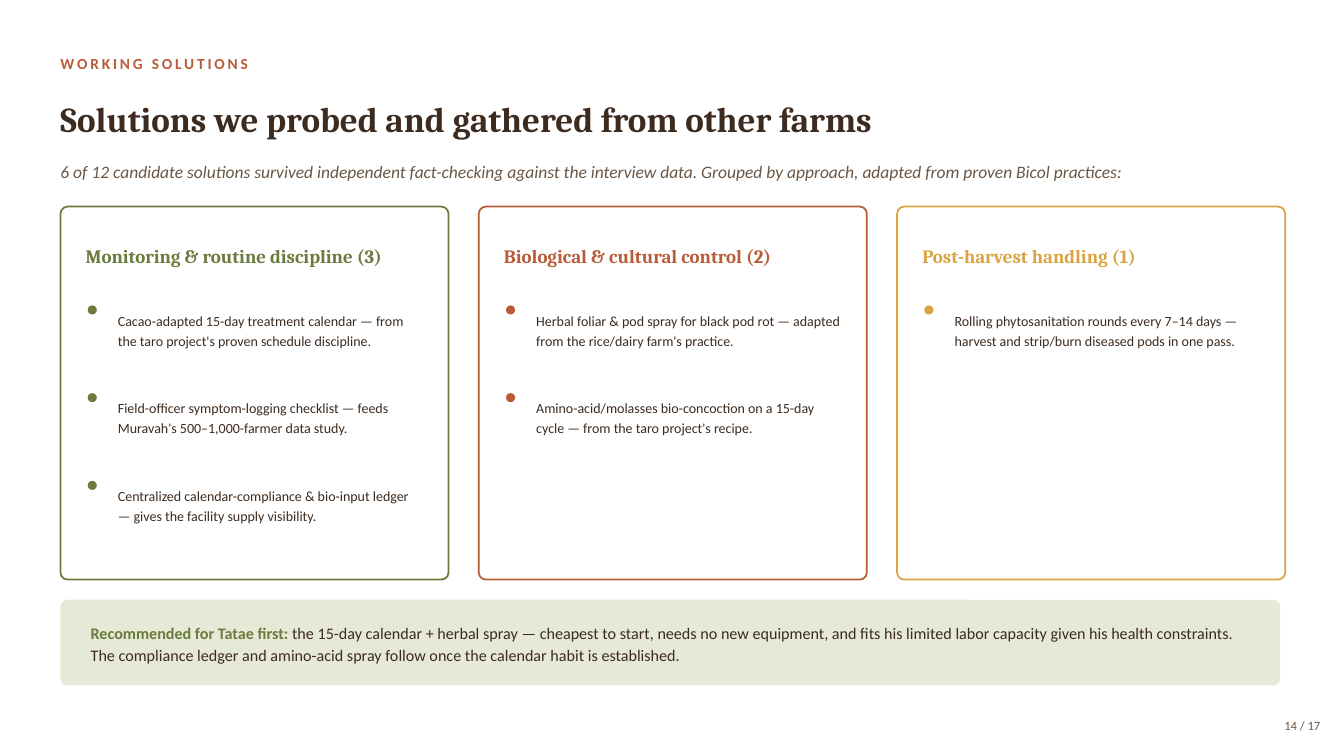
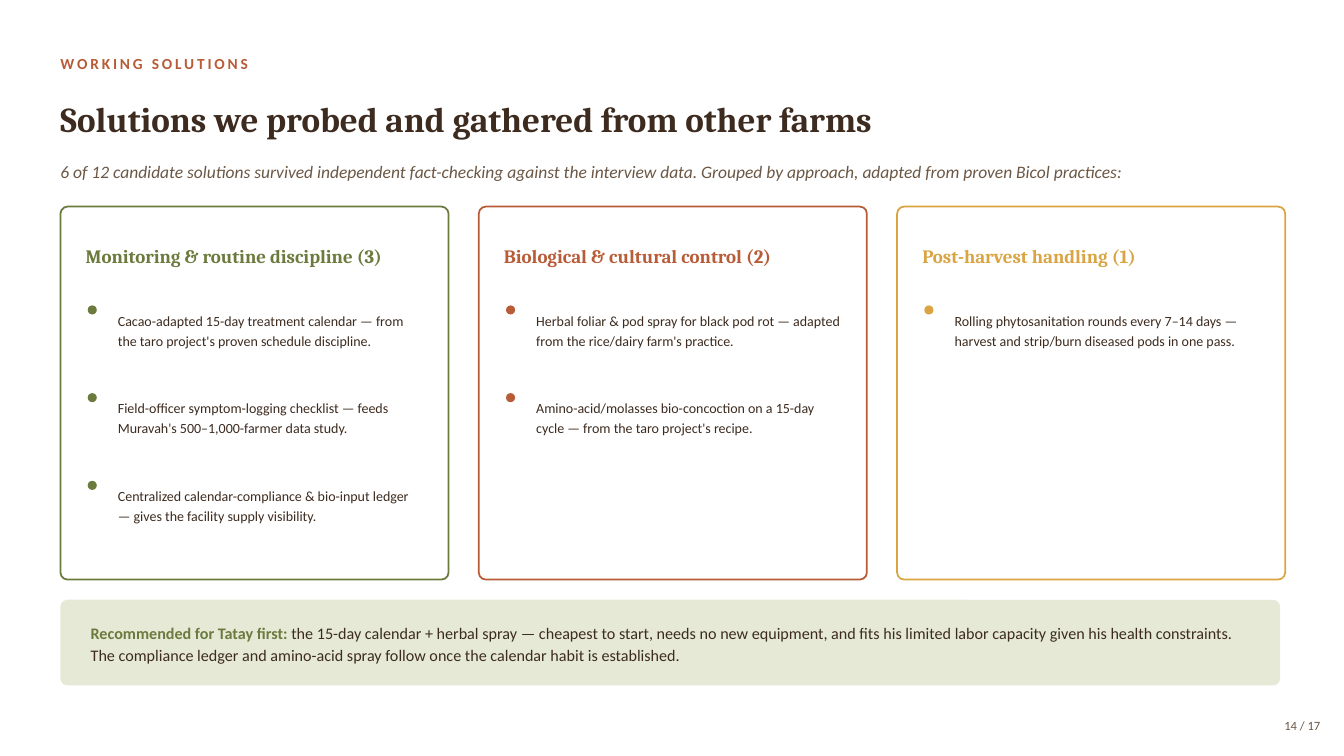
Before and after one commit to Abdullah-Nasir-Chowdhury/cacao-bicol-field-tools, a slide deck: slide 14 of Bicol-Cacao-Pitch.pptx. Drawn at 1344x756 pixels with LibreOffice and Linux fonts; fonts in the diff are those of the drawing. Boxes give left, top, right and bottom in pixels: in the first picture for what was removed or moved away, otherwise in the second. Text is boxed around its words. In the diff, an @@ line names an element or a change of style, - is before the commit and + after.

```diff
--- a/Bicol-Cacao-Pitch.pptx
+++ b/Bicol-Cacao-Pitch.pptx
@@ text at (91,627,1232,664): text changed @@
-Recommended for Tatae first: the 15-day calendar + herbal spray — cheapest to start, needs no new equipment, and fits his limited labor capacity given his health constraints. The compliance ledger and amino-acid spray follow once the calendar habit is established.
+Recommended for Tatay first: the 15-day calendar + herbal spray — cheapest to start, needs no new equipment, and fits his limited labor capacity given his health constraints. The compliance ledger and amino-acid spray follow once the calendar habit is established.
```
Also in this commit, not shown: 8 other slides changed, 16 other files.
